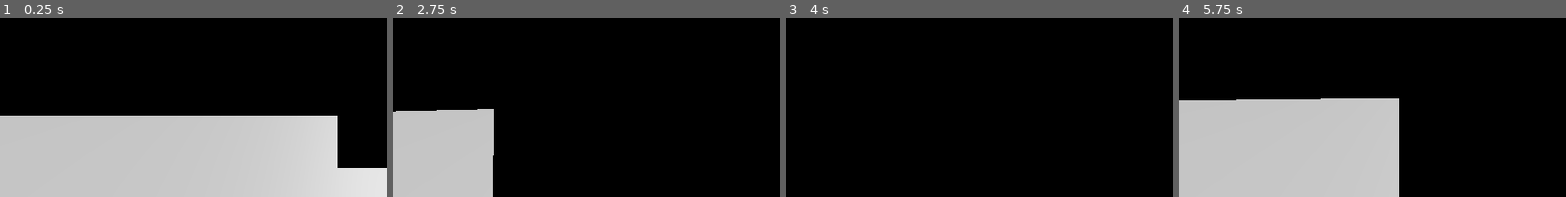
Above: before the commit, frames 1-4 (left to right).
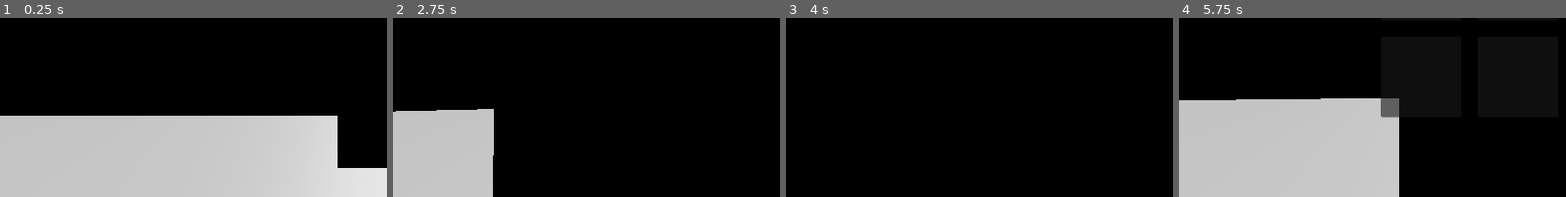
Above: after the commit, the same moments.

Repository: Nickster345/themotel
Game: Godot game, scene res://Scenes/Game.tscn
The game is run twice, just before and just after one commit, with the same random seed, the same clock (stepped at 60 frames per second) and the same inputs.
Inputs (mouse positions are % of the whole screen's width and height, from its top left):
- Up to frame 1 (0.25 s): no input
- Up to frame 2 (2.75 s): move the mouse to (55, 39) at 0.52 s; hold Ctrl (crouch) 0.53-1.28 s; hold W (move_forward) from 0.53 s (still down); tap Space (jump) at 0.77, 1.52 s; move the mouse to (45, 40) at 1.27 s; tap Ctrl (crouch) at 1.35 s; tap Enter at 2 s; move the mouse to (52, 37) at 2.02 s; hold Ctrl (crouch) from 2.03 s (still down)
- Up to frame 3 (4 s): keep holding W (move_forward); move the mouse to (49, 41) at 2.77 s; release Ctrl (crouch) at 2.78 s; tap Ctrl (crouch) at 2.85 s; tap Space (jump) at 3.02, 3.5, 3.77 s; move the mouse to (57, 41) at 3.52 s; hold Ctrl (crouch) from 3.53 s (still down)
- Up to frame 4 (5.75 s): keep holding W (move_forward); tap Tab (open_journal_inventory, bound only after the commit) at 4.15 s; tap Enter at 4.25 s; move the mouse to (42, 38) at 4.27 s; release Ctrl (crouch) at 4.28 s; tap Ctrl (crouch) at 4.35 s; tap Space (jump) at 4.52, 5 s; move the mouse to (51, 39) at 5.02 s; hold Ctrl (crouch) from 5.03 s (still down)
The pictures show only the part of the screen within x 0-50%, y 50-100%; the shares and areas given below are measured in that part.

Frames 1-3 are identical in both runs. In frame 4, 0.5% of the frame differs, in the area x 52-57%, y 44-56%.

Commit message:
adding inventory and slots

Diff:
--- /dev/null
+++ b/JournalInventory/items/journal_entry_1.tres
@@ -0,0 +1,9 @@
+[gd_resource type="Resource" script_class="JournalItem" load_steps=3 format=3 uid="uid://bkt2rh35g7xlw"]
+
+[ext_resource type="Script" path="res://JournalInventory/journal_item.gd" id="1_1qgto"]
+[ext_resource type="Texture2D" uid="uid://dhxgw28tv1utm" path="res://JournalInventory/journal_item.png" id="2_he73x"]
+
+[resource]
+script = ExtResource("1_1qgto")
+name = "Journal Entry #1"
+texture = ExtResource("2_he73x")
--- /dev/null
+++ b/JournalInventory/journ_inv_ui.gd
@@ -0,0 +1,21 @@
+extends Control
+
+var is_open = false
+
+func _ready():
+	close()
+
+func _process(delta):
+	if Input.is_action_just_pressed("open_journal_inventory"):
+		if is_open:
+			close()
+		else:
+			open()
+
+func open():
+	visible = true
+	is_open = true
+
+func close():
+	visible = false
+	is_open = false
--- /dev/null
+++ b/JournalInventory/journ_inv_ui.tscn
@@ -0,0 +1,71 @@
+[gd_scene load_steps=3 format=3 uid="uid://uqe7ia3xpnn5"]
+
+[ext_resource type="Script" path="res://JournalInventory/journ_inv_ui.gd" id="1_b0dte"]
+[ext_resource type="PackedScene" uid="uid://bpb2ngnf5fati" path="res://JournalInventory/journal_inv_ui_slot.tscn" id="2_os3vm"]
+
+[node name="Journ_Inv_UI" type="Control"]
+custom_minimum_size = Vector2(196, 151)
+layout_mode = 3
+anchors_preset = 8
+anchor_left = 0.5
+anchor_top = 0.5
+anchor_right = 0.5
+anchor_bottom = 0.5
+offset_left = -478.5
+offset_top = -249.5
+offset_right = 478.5
+offset_bottom = 249.5
+grow_horizontal = 2
+grow_vertical = 2
+script = ExtResource("1_b0dte")
+
+[node name="GridContainer" type="GridContainer" parent="."]
+layout_mode = 1
+anchors_preset = 8
+anchor_left = 0.5
+anchor_top = 0.5
+anchor_right = 0.5
+anchor_bottom = 0.5
+offset_left = -166.0
+offset_top = -124.0
+offset_right = 166.0
+offset_bottom = 124.0
+grow_horizontal = 2
+grow_vertical = 2
+columns = 4
+
+[node name="journal_inv_UI_slot1" parent="GridContainer" instance=ExtResource("2_os3vm")]
+layout_mode = 2
+
+[node name="journal_inv_UI_slot2" parent="GridContainer" instance=ExtResource("2_os3vm")]
+layout_mode = 2
+
+[node name="journal_inv_UI_slot3" parent="GridContainer" instance=ExtResource("2_os3vm")]
+layout_mode = 2
+
+[node name="journal_inv_UI_slot4" parent="GridContainer" instance=ExtResource("2_os3vm")]
+layout_mode = 2
+
+[node name="journal_inv_UI_slot5" parent="GridContainer" instance=ExtResource("2_os3vm")]
+layout_mode = 2
+
+[node name="journal_inv_UI_slot6" parent="GridContainer" instance=ExtResource("2_os3vm")]
+layout_mode = 2
+
+[node name="journal_inv_UI_slot7" parent="GridContainer" instance=ExtResource("2_os3vm")]
+layout_mode = 2
+
+[node name="journal_inv_UI_slot8" parent="GridContainer" instance=ExtResource("2_os3vm")]
+layout_mode = 2
+
+[node name="journal_inv_UI_slot9" parent="GridContainer" instance=ExtResource("2_os3vm")]
+layout_mode = 2
+
+[node name="journal_inv_UI_slot10" parent="GridContainer" instance=ExtResource("2_os3vm")]
+layout_mode = 2
+
+[node name="journal_inv_UI_slot11" parent="GridContainer" instance=ExtResource("2_os3vm")]
+layout_mode = 2
+
+[node name="journal_inv_UI_slot12" parent="GridContainer" instance=ExtResource("2_os3vm")]
+layout_mode = 2
--- /dev/null
+++ b/JournalInventory/journal_inv_ui_slot.tscn
@@ -0,0 +1,22 @@
+[gd_scene format=3 uid="uid://bpb2ngnf5fati"]
+
+[node name="journal_inv_UI_slot" type="Panel"]
+self_modulate = Color(1, 1, 1, 0)
+custom_minimum_size = Vector2(140, 140)
+offset_right = 140.0
+offset_bottom = 140.0
+
+[node name="Panel" type="Panel" parent="."]
+custom_minimum_size = Vector2(120, 120)
+layout_mode = 1
+anchors_preset = 8
+anchor_left = 0.5
+anchor_top = 0.5
+anchor_right = 0.5
+anchor_bottom = 0.5
+offset_left = -60.0
+offset_top = -60.0
+offset_right = 60.0
+offset_bottom = 60.0
+grow_horizontal = 2
+grow_vertical = 2
--- /dev/null
+++ b/JournalInventory/journal_inventory.gd
@@ -0,0 +1,5 @@
+extends Resource
+
+class_name JournalInventory
+
+@export var items: Array[JournalItem]
--- /dev/null
+++ b/JournalInventory/journal_inventory.tres
@@ -0,0 +1,9 @@
+[gd_resource type="Resource" script_class="JournalInventory" load_steps=4 format=3 uid="uid://djwkwx1oakjt6"]
+
+[ext_resource type="Script" path="res://JournalInventory/journal_item.gd" id="1_85q2j"]
+[ext_resource type="Resource" uid="uid://bkt2rh35g7xlw" path="res://JournalInventory/items/journal_entry_1.tres" id="2_54h4k"]
+[ext_resource type="Script" path="res://JournalInventory/journal_inventory.gd" id="3_ine67"]
+
+[resource]
+script = ExtResource("3_ine67")
+items = Array[ExtResource("1_85q2j")]([ExtResource("2_54h4k"), null, null, ExtResource("2_54h4k"), null, null, null, null, null, null, ExtResource("2_54h4k"), null])
--- /dev/null
+++ b/JournalInventory/journal_item.gd
@@ -0,0 +1,8 @@
+extends Resource
+
+
+
+class_name JournalItem
+
+@export var name: String = ""
+@export var texture: Texture2D
--- a/Scenes/Door.tscn
+++ b/Scenes/Door.tscn
@@ -1,6 +1,6 @@
 [gd_scene load_steps=8 format=3 uid="uid://dws2s3mrrjpqh"]
 
-[ext_resource type="Script" path="res://Scenes/Scripts/door.gd" id="1_l7sva"]
+[ext_resource type="Script" path="res://Scripts/door.gd" id="1_l7sva"]
 
 [sub_resource type="BoxMesh" id="BoxMesh_2guyt"]
 
--- a/Scenes/JournalEntry.tscn
+++ b/Scenes/JournalEntry.tscn
@@ -1,6 +1,6 @@
 [gd_scene load_steps=5 format=3 uid="uid://7662e3rabani"]
 
-[ext_resource type="Script" path="res://Scenes/Scripts/journal_entry.gd" id="1_r6aec"]
+[ext_resource type="Script" path="res://Scripts/journal_entry.gd" id="1_r6aec"]
 
 [sub_resource type="StandardMaterial3D" id="StandardMaterial3D_pxegu"]
 albedo_color = Color(0.944953, 0.88817, 0.873142, 1)
--- a/Scenes/Key.tscn
+++ b/Scenes/Key.tscn
@@ -1,6 +1,6 @@
 [gd_scene load_steps=5 format=3 uid="uid://cfdepd0bbnktm"]
 
-[ext_resource type="Script" path="res://Scenes/Scripts/key.gd" id="1_iw3qt"]
+[ext_resource type="Script" path="res://Scripts/key.gd" id="1_iw3qt"]
 [ext_resource type="Script" path="res://Scenes/key.gd" id="2_lvrer"]
 
 [sub_resource type="BoxMesh" id="BoxMesh_pnong"]
--- a/Scenes/player.tscn
+++ b/Scenes/player.tscn
@@ -1,7 +1,9 @@
-[gd_scene load_steps=4 format=3 uid="uid://dhegnxpmb64ku"]
+[gd_scene load_steps=6 format=3 uid="uid://dhegnxpmb64ku"]
 
-[ext_resource type="Script" path="res://Scenes/Scripts/player.gd" id="1_xr8xd"]
-[ext_resource type="Script" path="res://Scenes/Scripts/Raycast.gd" id="2_apjd6"]
+[ext_resource type="Script" path="res://Scripts/player.gd" id="1_xr8xd"]
+[ext_resource type="Script" path="res://Scripts/Raycast.gd" id="2_apjd6"]
+[ext_resource type="Resource" uid="uid://djwkwx1oakjt6" path="res://JournalInventory/journal_inventory.tres" id="2_ju1a3"]
+[ext_resource type="PackedScene" uid="uid://uqe7ia3xpnn5" path="res://JournalInventory/journ_inv_ui.tscn" id="4_j83ux"]
 
 [sub_resource type="CapsuleShape3D" id="CapsuleShape3D_mljml"]
 
@@ -10,6 +12,7 @@
 [node name="Player" type="CharacterBody3D" parent="." groups=["player"]]
 transform = Transform3D(1, 0, 0, 0, 1, 0, 0, 0, 1, 0, 1.34142, 0)
 script = ExtResource("1_xr8xd")
+journal_inv = ExtResource("2_ju1a3")
 
 [node name="Camera3D" type="Camera3D" parent="Player"]
 transform = Transform3D(1, 0, 0, 0, 1, 0, 0, 0, 1, 0, 0.472643, 0)
@@ -20,3 +23,16 @@
 
 [node name="CollisionShape3D" type="CollisionShape3D" parent="Player"]
 shape = SubResource("CapsuleShape3D_mljml")
+
+[node name="Journ_Inv_UI" parent="." instance=ExtResource("4_j83ux")]
+anchors_preset = 8
+anchor_left = 0.5
+anchor_top = 0.5
+anchor_right = 0.5
+anchor_bottom = 0.5
+offset_left = -98.0
+offset_top = -75.5
+offset_right = 98.0
+offset_bottom = 75.5
+grow_horizontal = 2
+grow_vertical = 2
--- a/Scenes/Scripts/player.gd
+++ b/Scripts/player.gd
@@ -9,6 +9,8 @@
 @export var standing_height := 1.8  # Normal standing height
 @export var crouch_camera_offset := -0.5  # Camera movement when crouching
 @export var crouch_transition_speed := 8.0  # Speed of the transition
+
+@export var journal_inv: JournalInventory
 
 @onready var camera = $Camera3D
 @onready var collision_shape = $CollisionShape3D
--- a/project.godot
+++ b/project.godot
@@ -57,3 +57,8 @@
 "events": [Object(InputEventKey,"resource_local_to_scene":false,"resource_name":"","device":-1,"window_id":0,"alt_press …(195 unchanged characters)…
 ]
 }
+open_journal_inventory={
+"deadzone": 0.5,
+"events": [Object(InputEventKey,"resource_local_to_scene":false,"resource_name":"","device":-1,"window_id":0,"alt_pressed":false,"shift_pressed":false,"ctrl_pressed":false,"meta_pressed":false,"pressed":false,"keycode":0,"physical_keycode":4194306,"key_label":0,"unicode":0,"location":0,"echo":false,"script":null)
+]
+}
Binary file added: JournalInventory/journal_item.png
Not shown, added: JournalInventory/journal_item.png.import
Renamed: Scenes/Scripts/KeyCollision.gd -> Scripts/KeyCollision.gd
Renamed: Scenes/Scripts/Raycast.gd -> Scripts/Raycast.gd
Renamed: Scenes/Scripts/door.gd -> Scripts/door.gd
Renamed: Scenes/Scripts/journal_entry.gd -> Scripts/journal_entry.gd
Renamed: Scenes/Scripts/key.gd -> Scripts/key.gd
